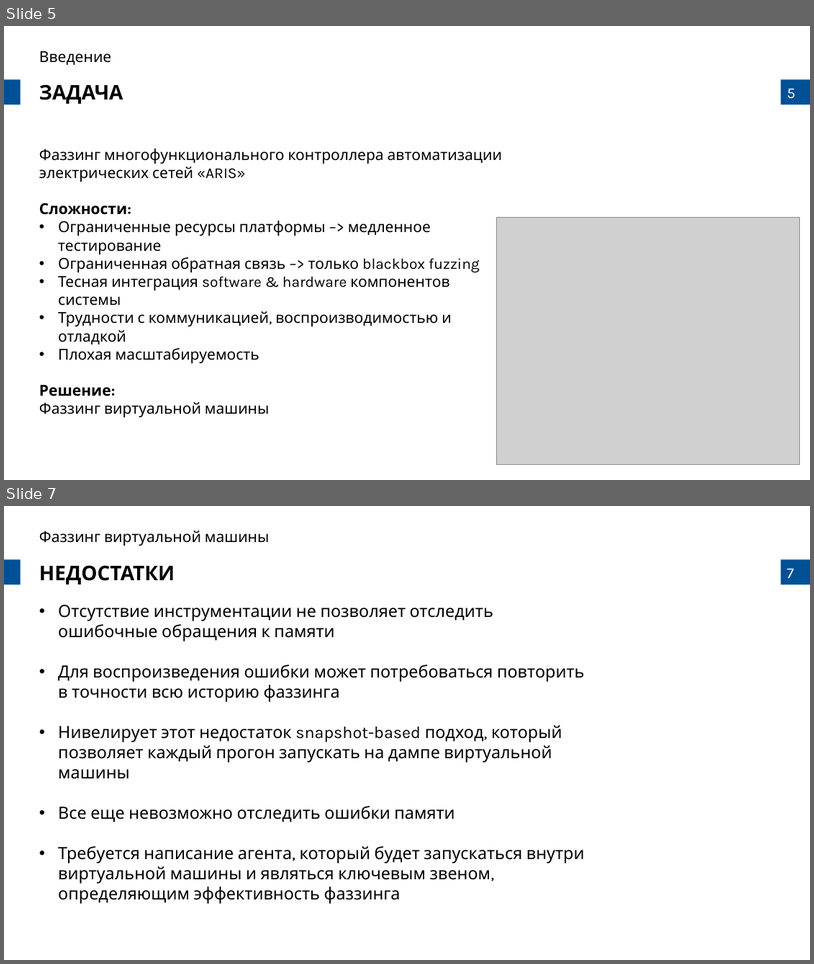
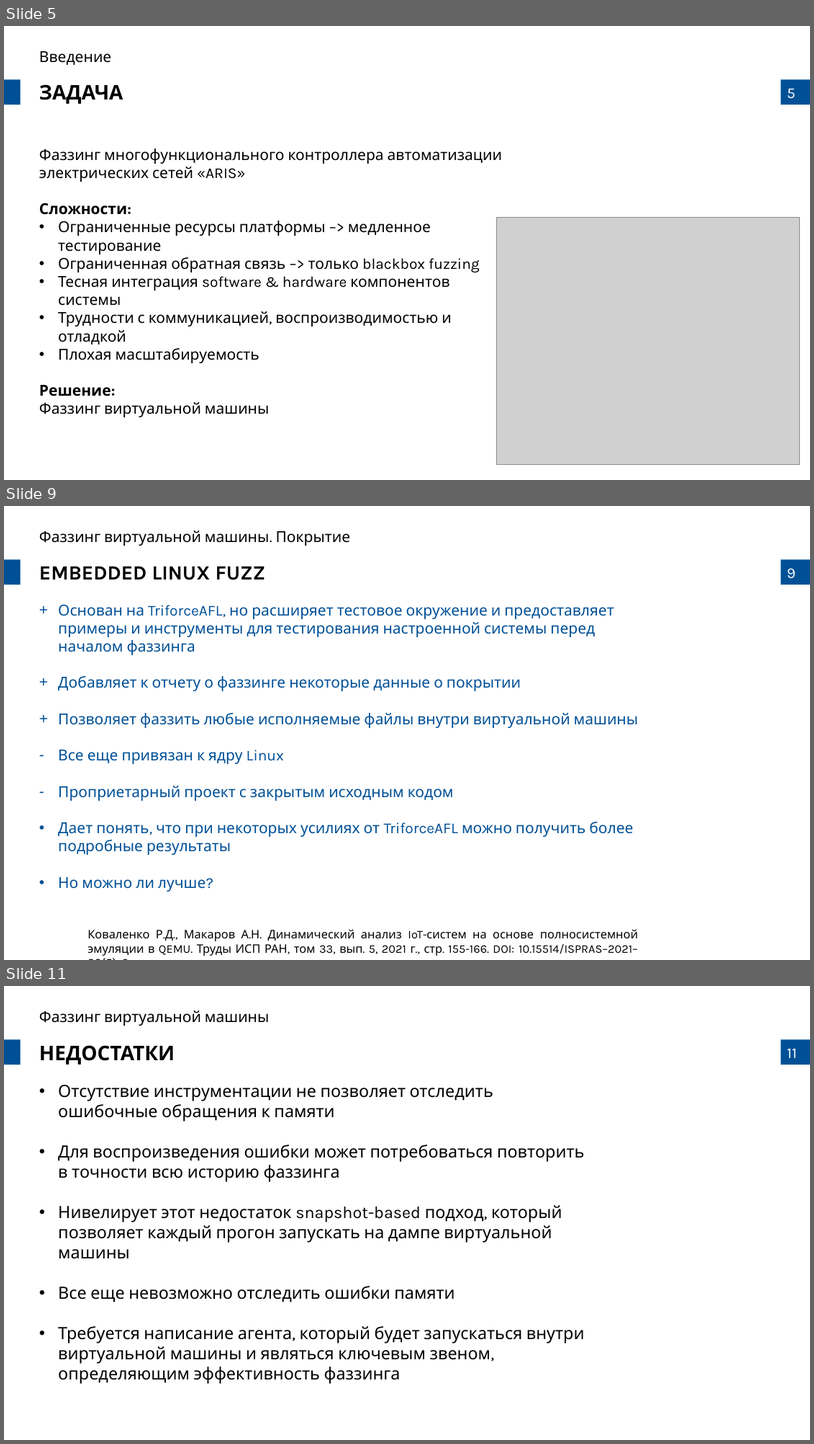
Before and after one commit to prostoAlexandr/BeeTech_2024, a slide deck: Belikov_Virtual_machine_fuzzing_types_and_approaches.pptx. Shown one above the other, each under a label of ours: slides 5 and 7 before the commit, slides 5, 9 and 11 after it; the slides between them are not shown. The pictures are 814x964 and 814x1444 pixels, drawn with LibreOffice and Linux fonts; fonts in the diff are those of the drawing; grey boxes stand for pictures; background and template pictures are left out. Boxes give left, top, right and bottom in pixels: in the first picture for what was removed or moved away, otherwise in the second. Text is boxed around its words. In the diff, an @@ line names an element or a change of style, - is before the commit and + after.

Commit message:
triforceafl, elf info added

```diff
--- a/Belikov_Virtual_machine_fuzzing_types_and_approaches.pptx
+++ b/Belikov_Virtual_machine_fuzzing_types_and_approaches.pptx
@@ slide 9 added at <box>4,506,810,960</box>, background #FFFFFF; not listed: 3 template elements that a slide beside it also shows @@
@@ text added at <box>39,530,351,546</box>, 18 pt, text #000000 @@
+Фаззинг виртуальной машины. Покрытие
@@ text added at <box>39,566,266,580</box>, 24 pt, text #000000, bold @@
+EMBEDDED LINUX FUZZ
@@ text added at <box>58,604,638,888</box>, 18 pt, text #005096 @@
++ Основан на TriforceAFL, но расширяет тестовое окружение и предоставляет примеры и инструменты для тестирования настроенной системы перед началом фаззинга
++ Добавляет к отчету о фаззинге некоторые данные о покрытии
++ Позволяет фаззить любые исполняемые файлы внутри виртуальной машины
+‑ Все еще привязан к ядру Linux
+‑ Проприетарный проект с закрытым исходным кодом
+• Дает понять, что при некоторых усилиях от TriforceAFL можно получить более подробные результаты
+• Но можно ли лучше?
@@ text added at <box>88,929,638,955</box>, 14 pt, text #000000 @@
+Коваленко Р.Д., Макаров А.Н. Динамический анализ IoT-систем на основе полносистемной эмуляции в QEMU. Труды ИСП РАН, том 33, вып. 5, 2021 г., стр. 155-166. DOI: 10.15514/ISPRAS–2021–33(5)–9
@@ what was slide 7 is now slide 11 @@
@@ page number at <box>787,1048,797,1058</box>: text changed @@
-7
+11
```
Also in this commit, not shown: 2 slides changed, 2 other slides added, 1 slide removed, 7 other files.
